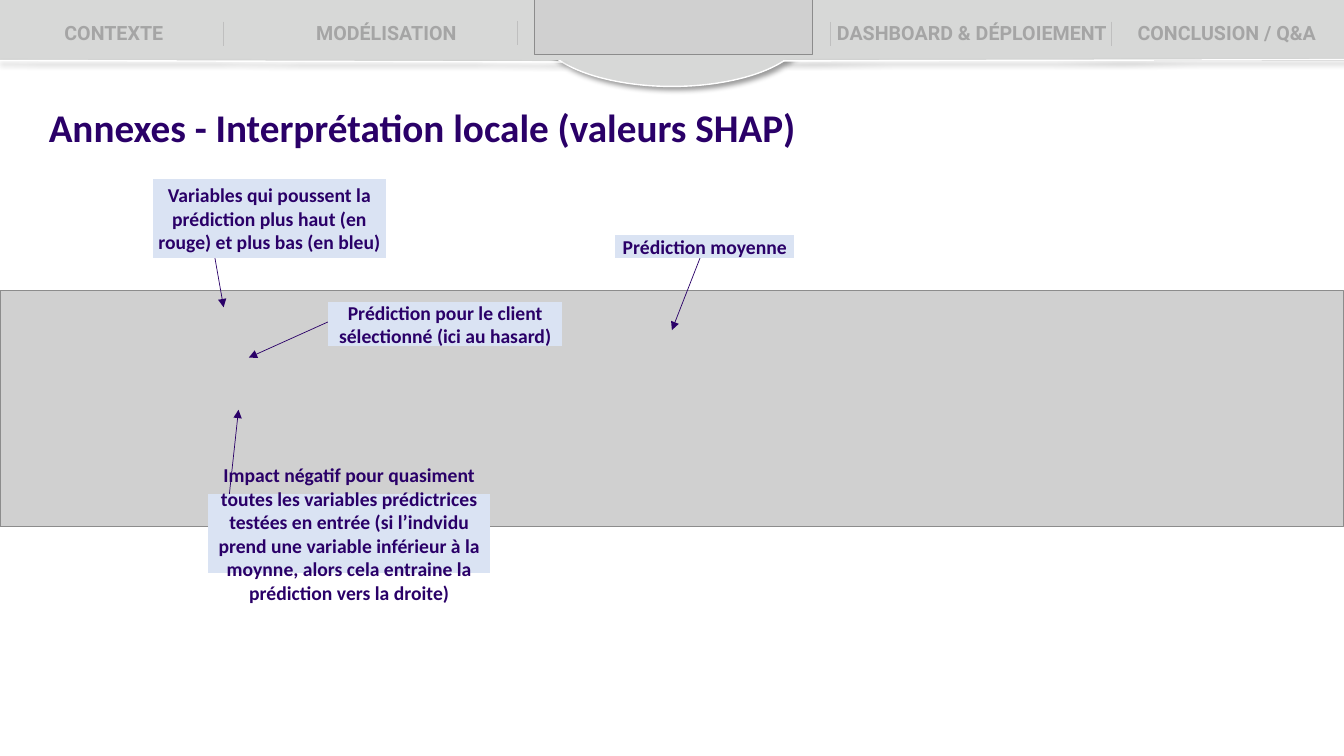
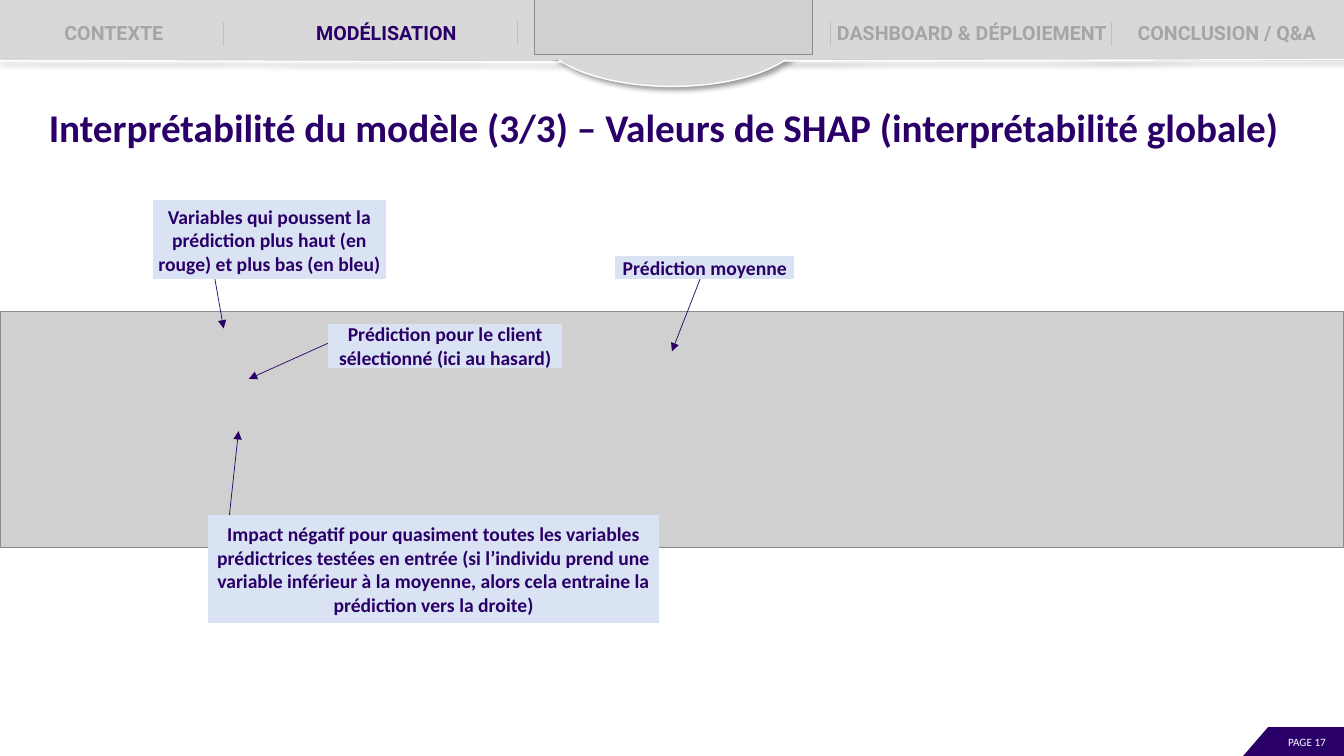
Before and after one commit to EtudiantOC2/implement_scoring_model_v2, a slide deck: slide 17 of evaluation/P7_Presentation.pptx (slide 28 before the commit). Drawn at 1344x756 pixels with LibreOffice and Linux fonts; fonts in the diff are those of the drawing; grey boxes stand for pictures. Boxes give left, top, right and bottom in pixels: in the first picture for what was removed or moved away, otherwise in the second. Text is boxed around its words. In the diff, an @@ line names an element or a change of style, - is before the commit and + after.

Commit message:
Ajouts pour la soutenance

```diff
--- a/evaluation/P7_Presentation.pptx
+++ b/evaluation/P7_Presentation.pptx
@@ text "MODÉLISATION" at [316, 22, 456, 40]: text colour #A5A5A5 to #2A0068 @@
@@ text at [49, 113, 1278, 149]: text changed @@
-Annexes - Interprétation locale (valeurs SHAP)
+Interprétabilité du modèle (3/3) – Valeurs de SHAP (interprétabilité globale)
@@ 4 arrows, 3 rectangles, 1 picture: place and size @@
-4 arrows, 3 rectangles, 1 picture at [0, 179, 1344, 527]
+4 arrows, 3 rectangles, 1 picture at [0, 201, 1344, 548]
@@ rectangle "Impact négatif pour quasiment toutes ...": place and size @@
-rectangle "Impact négatif pour quasiment toutes ..." at [209, 495, 490, 573]
+rectangle "Impact négatif pour quasiment toutes ..." at [209, 516, 658, 622]
@@ text in rectangle at [217, 527, 649, 615]: text changed @@
-Impact négatif pour quasiment toutes les variables prédictrices testées en entrée (si l’indvidu prend une variable inférieur à la moynne, alors cela entraine la prédiction vers la droite)
+Impact négatif pour quasiment toutes les variables prédictrices testées en entrée (si l’individu prend une variable inférieur à la moyenne, alors cela entraine la prédiction vers la droite)
@@ rectangle added at [1243, 728, 1343, 756], fill #2A0068, outline #2A0068 1 pt @@
@@ right triangle added at [1244, 721, 1272, 755], fill #FFFFFF, outline #FFFFFF 1 pt @@
@@ page number added at [1288, 738, 1326, 746], 8 pt, text #FFFFFF @@
+PAGE 17
```
Also in this commit, not shown: 10 other slides changed, 1 slide added, 1 other file.
